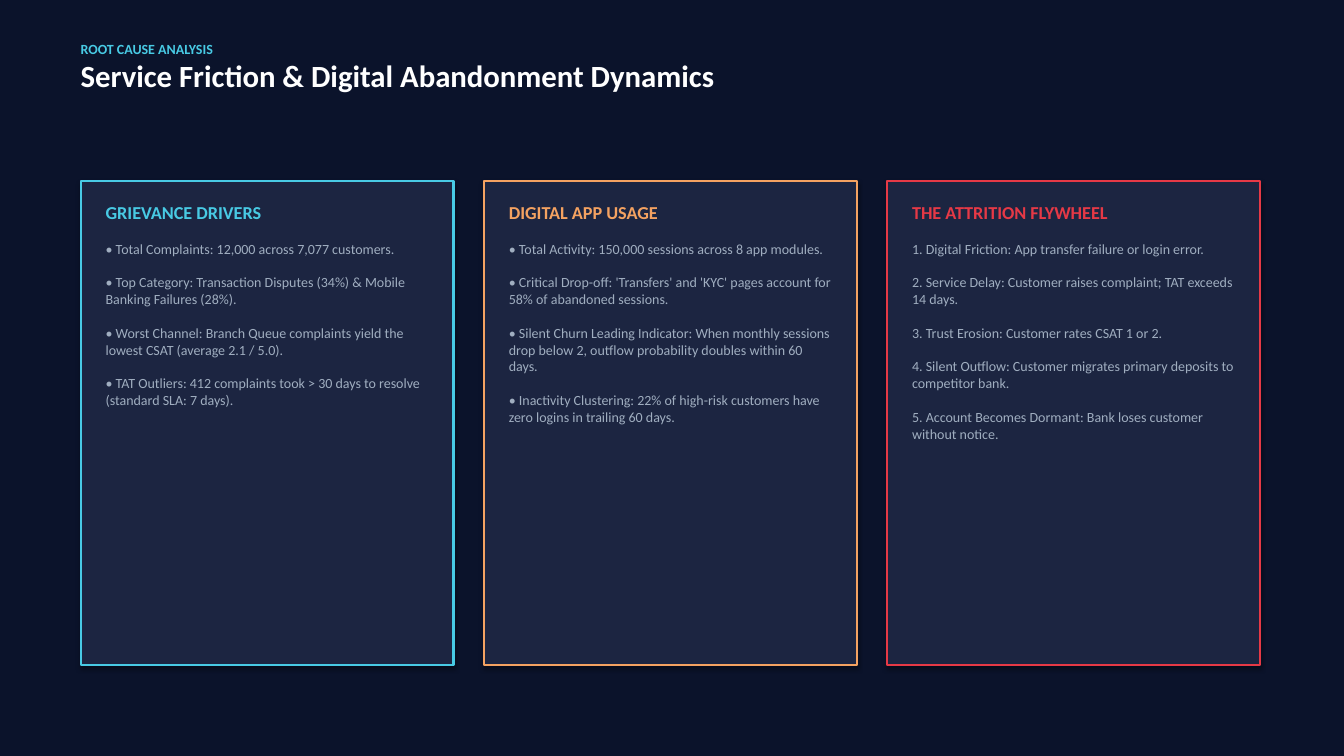
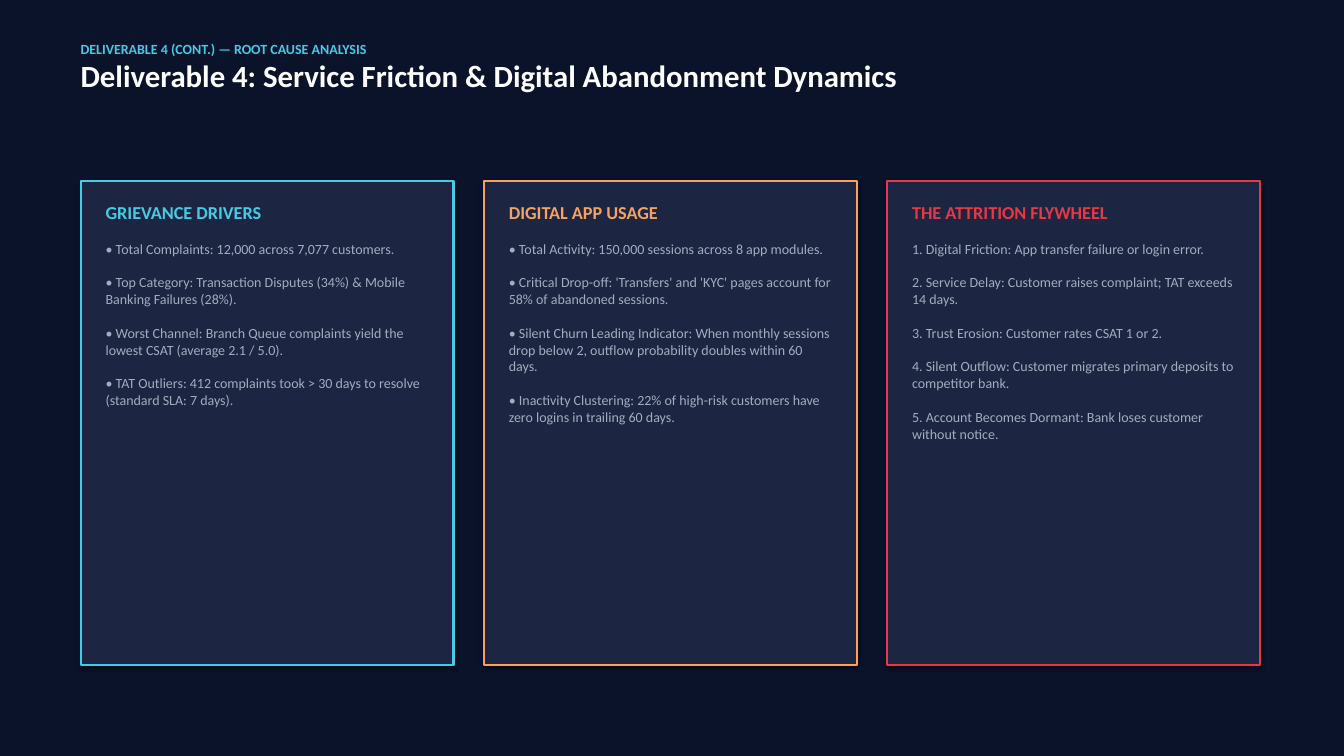
Before and after one commit to Harshul14/Wells-Fargo, a slide deck: slide 11 of output/Apex_Retail_Bank_Executive_Deck.pptx (slide 8 before the commit). Drawn at 1344x756 pixels with LibreOffice and Linux fonts; fonts in the diff are those of the drawing. Boxes give left, top, right and bottom in pixels: in the first picture for what was removed or moved away, otherwise in the second. Text is boxed around its words. In the diff, an @@ line names an element or a change of style, - is before the commit and + after.

Commit message:
fix: reconcile final deliverables and presentation deck to ground-truth figures
- Synchronize PowerPoint decks (14 slides) to verified deposit liabilities (₹131.09 Cr) and churn balance at risk (₹67.33 Cr / 51.37%)
- Update segment at-risk distribution (Wealth: ₹39.73 Cr, Privileged: ₹19.67 Cr, Mass Retail: ₹7.94 Cr)
- Reconcile frontline archetypes (A-F) and top 5 branch hubs (BR004, BR001, BR023, BR014, BR012)
- Update auditor.py and checklist_builder.py to reflect exact ground truth and regenerate audit workbooks
- Synchronize narrative figures across docs (06, 07, 09, 10, FINAL_README, powerbi/README)

```diff
--- a/output/Apex_Retail_Bank_Executive_Deck.pptx
+++ b/output/Apex_Retail_Bank_Executive_Deck.pptx
@@ text at <box>81,44,896,93</box>: text changed @@
-ROOT CAUSE ANALYSIS
-Service Friction & Digital Abandonment Dynamics
+DELIVERABLE 4 (CONT.) — ROOT CAUSE ANALYSIS
+Deliverable 4: Service Friction & Digital Abandonment Dynamics
```
Also in this commit, not shown: 9 other slides changed, 4 slides added, 2 slides removed, 15 other files.
